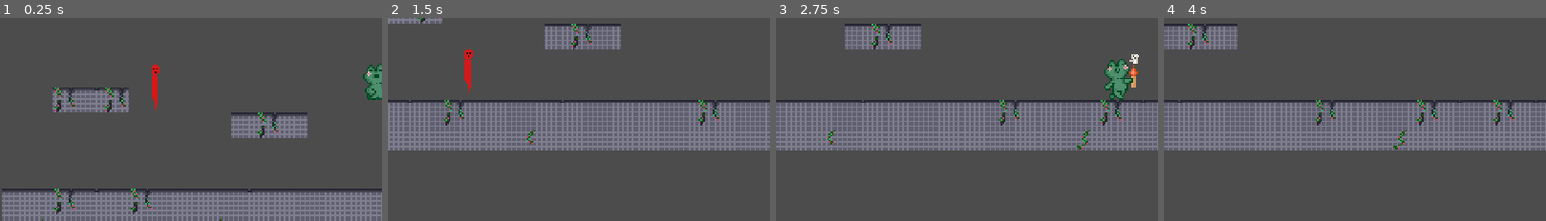
Above: before the commit, frames 1-4 (left to right).
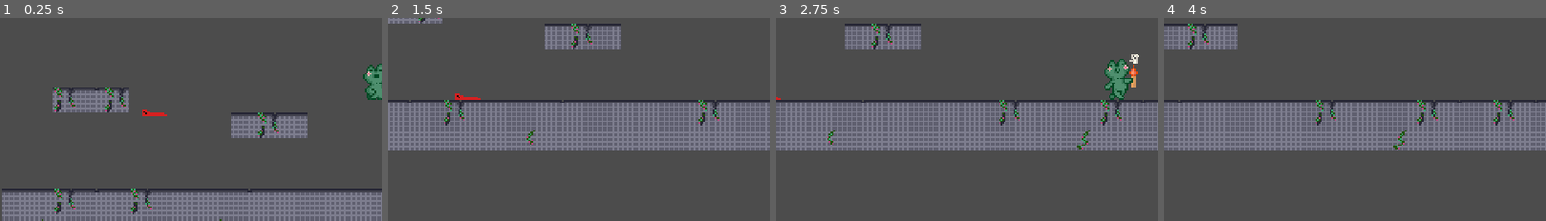
Above: after the commit, the same moments.

Repository: JohannesLadurner/NogardPrincess
Game: Godot game, scene res://assets/levels/Level01.tscn
Two runs of this game, one before a commit and one after it. Both use one fixed random seed, a clock stepped at 60 frames per second and the inputs below.
Inputs:
- Up to frame 1 (0.25 s): no input
- Up to frame 2 (1.5 s): hold Right (move_right) from 0.53 s (still down); tap Up (jump) at 0.77 s
- Up to frame 3 (2.75 s): tap Up (jump) at 1.52 s; release Right (move_right) at 2.03 s; hold Left (move_left) from 2.03 s (still down)
- Up to frame 4 (4 s): release Left (move_left) at 2.78 s; hold Right (move_right) from 2.78 s (still down); tap Up (jump) at 3.02, 3.77 s
The pictures show only the part of the screen within x 0-50%, y 44-94%; the shares and areas given below are measured in that part.

The runs differ from the first frame. In frame 1, 0.4% of the frame differs, in the area x 37-44%, y 23-49%; in frame 2, 0.4%, in the area x 17-25%, y 15-41%; in frame 3, less than 0.1%; in frame 4, nothing differs.

Commit message:
added player skins

Diff:
--- a/NogardPrincess/assets/enemies/Enemy.gd
+++ b/NogardPrincess/assets/enemies/Enemy.gd
@@ -12,6 +12,7 @@
 var readyToAttack = true
 
 func _ready():
+	$AnimatedSprite.play("dead")
 	attack_timer.connect("timeout",self,"attack_delay_resetted")
 	attack_timer.wait_time = 3
 	attack_timer.one_shot = true
--- a/NogardPrincess/assets/enemies/Enemy.tscn
+++ b/NogardPrincess/assets/enemies/Enemy.tscn
@@ -1,7 +1,8 @@
-[gd_scene load_steps=5 format=2]
+[gd_scene load_steps=6 format=2]
 
-[ext_resource path="res://assets/tiles/Enemy.png" type="Texture" id=1]
+[ext_resource path="res://assets/enemies/Enemy.png" type="Texture" id=1]
 [ext_resource path="res://assets/enemies/Enemy.gd" type="Script" id=2]
+[ext_resource path="res://assets/enemies/EnemyDead.png" type="Texture" id=3]
 
 [sub_resource type="SpriteFrames" id=1]
 animations = [ {
@@ -9,6 +10,16 @@
 "loop": true,
 "name": "default",
 "speed": 5.0
+}, {
+"frames": [ ExtResource( 3 ) ],
+"loop": true,
+"name": "dead",
+"speed": 5.0
+}, {
+"frames": [ ExtResource( 3 ), ExtResource( 1 ) ],
+"loop": false,
+"name": "awake",
+"speed": 0.2
 } ]
 
 [sub_resource type="RectangleShape2D" id=2]
@@ -19,6 +30,7 @@
 
 [node name="AnimatedSprite" type="AnimatedSprite" parent="."]
 frames = SubResource( 1 )
+animation = "dead"
 
 [node name="CollisionShape2D" type="CollisionShape2D" parent="."]
 shape = SubResource( 2 )
--- a/NogardPrincess/assets/player/Player.tscn
+++ b/NogardPrincess/assets/player/Player.tscn
@@ -1,11 +1,11 @@
 [gd_scene load_steps=9 format=2]
 
-[ext_resource path="res://assets/player/PlayerRookieWalk1.png" type="Texture" id=1]
+[ext_resource path="res://assets/player/rookie/PlayerRookieWalk1.png" type="Texture" id=1]
 [ext_resource path="res://assets/player/Player.gd" type="Script" id=2]
-[ext_resource path="res://assets/player/PlayerRookieIdle2.png" type="Texture" id=3]
-[ext_resource path="res://assets/player/PlayerRookieIdle.png" type="Texture" id=4]
-[ext_resource path="res://assets/player/PlayerRookieJump.png" type="Texture" id=5]
-[ext_resource path="res://assets/player/PlayerRookieWalk2.png" type="Texture" id=6]
+[ext_resource path="res://assets/player/rookie/PlayerRookieIdle2.png" type="Texture" id=3]
+[ext_resource path="res://assets/player/rookie/PlayerRookieIdle1.png" type="Texture" id=4]
+[ext_resource path="res://assets/player/rookie/PlayerRookieJump.png" type="Texture" id=5]
+[ext_resource path="res://assets/player/rookie/PlayerRookieWalk2.png" type="Texture" id=6]
 
 [sub_resource type="SpriteFrames" id=1]
 animations = [ {
Renamed: NogardPrincess/assets/tiles/Enemy.png -> NogardPrincess/assets/enemies/Enemy.png
Binary file added: NogardPrincess/assets/enemies/EnemyDead.png
Not shown, removed: NogardPrincess/assets/player/PlayerRookieIdle.png.import
Not shown, removed: NogardPrincess/assets/player/PlayerRookieIdle2.png.import
Not shown, removed: NogardPrincess/assets/player/PlayerRookieJump.png.import
Not shown, removed: NogardPrincess/assets/player/PlayerRookieWalk1.png.import
Not shown, removed: NogardPrincess/assets/player/PlayerRookieWalk2.png.import
Binary file added: NogardPrincess/assets/player/medium/PlayerMediumIdle1.png
Binary file added: NogardPrincess/assets/player/medium/PlayerMediumIdle2.png
Binary file added: NogardPrincess/assets/player/medium/PlayerMediumJump.png
Binary file added: NogardPrincess/assets/player/medium/PlayerMediumWalk1.png
Binary file added: NogardPrincess/assets/player/medium/PlayerMediumWalk2.png
(and 12 more such lines)
